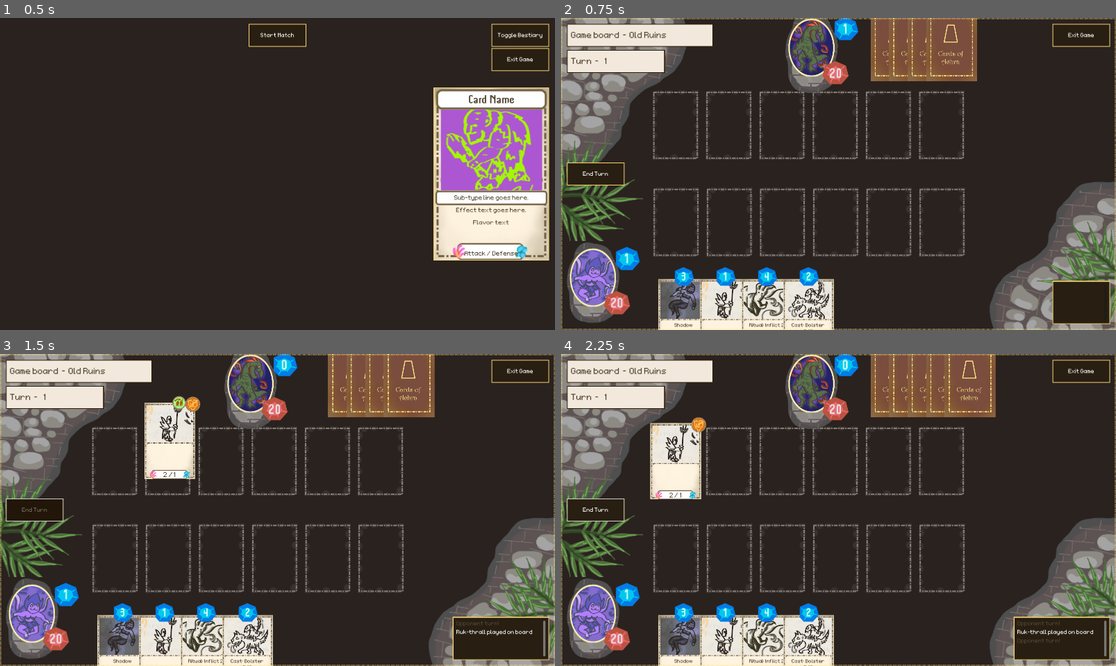
Above: before the commit, frames 1-4 (two rows, left to right).
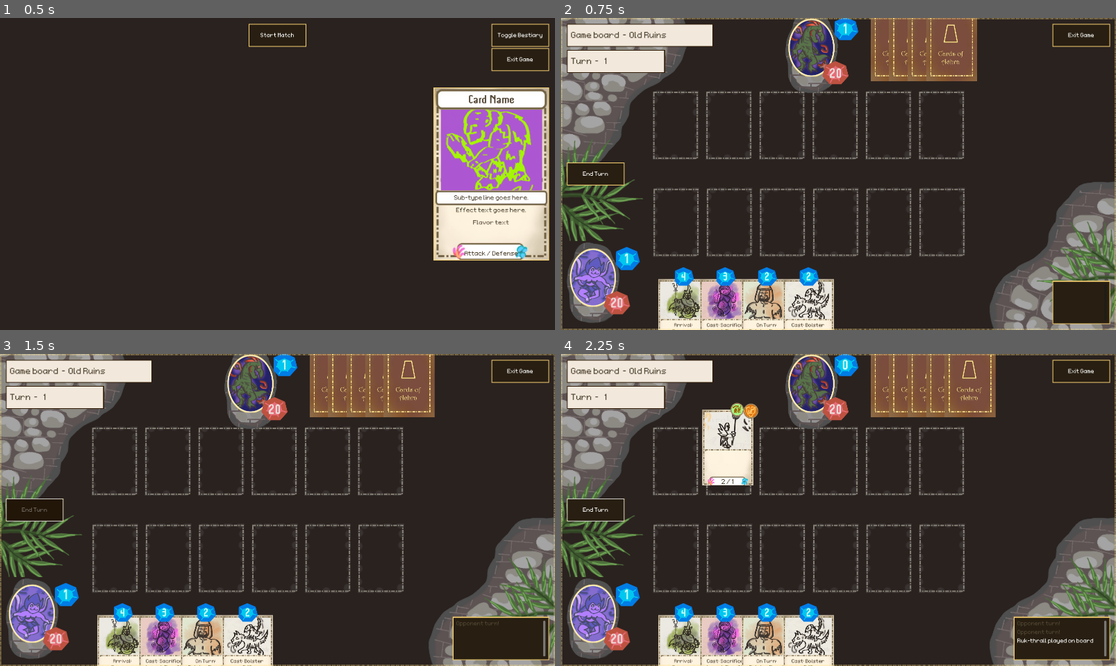
Above: after the commit, the same moments.

Repository: OttoElomaa/Godot-4-Ogre-Card-Game
Game: Godot game, scene res://GameScenes/MainMenu.tscn
Two runs of this game, one before a commit and one after it. Both use one fixed random seed, a clock stepped at 60 frames per second and the inputs below.
Inputs (mouse positions are in pixels of both pictures, inside the frame that each line leads up to):
- Up to frame 1 (0.5 s): no input
- Up to frame 2 (0.75 s): click (838, 36) at 0.5 s
- Up to frame 3 (1.5 s): click (33, 510) at 1.27 s
- Up to frame 4 (2.25 s): tap Enter at 2 s; move the mouse to (960, 494) at 2.02 s; hold Up (ui_up) from 2.03 s (still down); tap Mouse wheel down (scrollDown) at 2.1 s; click (960, 494) at 2.17 s

Frame 1 is identical in both runs. In frame 2, 2.4% of the frame differs, in the area x 17-41%, y 81-100%; in frame 3, 5.5%; in frame 4, 7.2%, in the area x 16-96%, y 15-100%.

Commit message:
Card: Added sacrifice. Added payoff node. Moved some keywords from generic effect script to targeted/targetless inherited scripts

Diff:
--- a/CardScriptsAndComponents/cardEffectNode.gd
+++ b/CardScriptsAndComponents/cardEffectNode.gd
@@ -10,6 +10,15 @@
 @export var nodeKeyword := "Action type"
 
 
+
+
+func setup(card:Card):
+	myCard = card
+	isEnemy = card.isEnemyCard
+
+	for script in get_children():
+		if script.has_method("setup"):
+			script.setup(card)
 
 
 
@@ -48,6 +57,12 @@
 			if script.has_method("activateTargeted"):
 				success = script.activateTargeted(target)
 
+	if success:
+		if not self == myCard.payoffNode:
+			myCard.payoffNode.activate(null)
+
+		MyTools.updateBoardCardsVisuals()
+
 	return success
 
 
--- a/CardScriptsAndComponents/effectScript.gd
+++ b/CardScriptsAndComponents/effectScript.gd
@@ -32,24 +32,23 @@
 
 
 ####################################### EFFECT - WHAT DOES IT DO
-@export var hasTap := false
 @export var inflict := 0
 @export var inflictPlayer := 0
 @export var inflictCreature := 0
 
+@export var hasTap := false
+
 @export var bolsterDamage := 0
 @export var bolsterHealth := 0
-
-@export var drawCards := 0
-
-@export var summonScene: PackedScene = null
-@export_multiline var summonString := "Summon a thing"
 
 
 
 
-func setup():
-	pass
+
+
+func setup(card:Card):
+	myCard = card
+	isEnemy = card.isEnemyCard
 
 
 
@@ -87,22 +86,19 @@
 
 		text += " %d/%d" % [bolsterDamage, bolsterHealth]
 
+
 	#### ADD TAP
 	if hasTap:
 		text += "Tap target"
 
-	#### CARD DRAW
-	if drawCards > 0:
-		text += "Draw %d" % drawCards
-
-	#### ADD SUMMON
-	if summonScene:
-		text += summonString
-
+	#### ADD SCRIPT-SPECIFIC EFFECT TEXT
+	text += createTextTwo()
 	return text
 
 
 
+func createTextTwo() -> String:
+	return ""
 
 
 
--- a/CardScriptsAndComponents/effectScriptTargeted.gd
+++ b/CardScriptsAndComponents/effectScriptTargeted.gd
@@ -1,12 +1,32 @@
 extends EffectScript
+
+
+
+@export var hasSacrifice := false
 
 
 
 
 
+func createTextTwo() -> String:
+	var text := ""
+
+	if hasSacrifice:
+		text += "Sacrifice target"
+
+	return text
+
+
 
 func activateTargeted(target:Card):
 	var success := false
+
+
+	#### SACRIFICE
+	if hasSacrifice:
+		if myCard.isOnSameSide(target):
+			target.destroyAndAnimate(true)
+			success = true
 
 	#### INFLICT
 	if inflict > 0:
--- a/CardScriptsAndComponents/effectScriptTargetless.gd
+++ b/CardScriptsAndComponents/effectScriptTargetless.gd
@@ -1,6 +1,27 @@
 extends EffectScript
 
 
+@export var drawCards := 0
+
+@export var summonScene: PackedScene = null
+@export_multiline var summonString := "Summon a thing"
+
+
+
+
+
+func createTextTwo() -> String:
+	var text := ""
+
+	#### CARD DRAW
+	if drawCards > 0:
+		text += "Draw %d" % drawCards
+
+	#### ADD SUMMON
+	if summonScene:
+		text += summonString
+
+	return text
 
 
 
@@ -26,6 +47,8 @@
 
 	var targets:Array = MyTools.getBoardCards(isEnemy)
 	if targetGroup == TargetOptions.ALLIES:
+
+		#### BOLSTER ALLIES
 		if bolsterDamage > 0 or bolsterHealth > 0:
 			for card in targets:
 				if effectTypeLine == "":
--- /dev/null
+++ b/Cards/Wilds/Cr-Janin-bargainer.tscn
@@ -0,0 +1,24 @@
+[gd_scene load_steps=5 format=3 uid="uid://cqej1t0pa88fs"]
+
+[ext_resource type="PackedScene" uid="uid://mxfejwivkelm" path="res://Cards/card.tscn" id="1_6ny87"]
+[ext_resource type="PackedScene" uid="uid://cgchj318fykoy" path="res://CardScriptsAndComponents/EffectTargeted.tscn" id="2_1pg6l"]
+[ext_resource type="Texture2D" uid="uid://ubxsgqgvccky" path="res://Art/CardArt/card-art-creature-janinSpirit.jpg" id="3_ob4vk"]
+[ext_resource type="PackedScene" uid="uid://5bwi4v428dkw" path="res://CardScriptsAndComponents/EffectTargetless.tscn" id="3_vl6ci"]
+
+[node name="Card-Cr-JaninBargain" instance=ExtResource("1_6ny87")]
+cardName = "Janin Bargainer"
+subTypeStr = "Janin Spirit"
+flavorText = "Your kin will spread to the edges of Achra, like motes of sand..."
+manaCost = 3
+startingDamage = 1
+startingHealth = 3
+
+[node name="EffectTargeted" parent="Effects/Cast" index="0" instance=ExtResource("2_1pg6l")]
+hasSacrifice = true
+
+[node name="EffectTargetless" parent="Effects/Payoff" index="0" instance=ExtResource("3_vl6ci")]
+targetGroup = 2
+bolsterDamage = 2
+
+[node name="Art" parent="Frontside" index="1"]
+texture = ExtResource("3_ob4vk")
--- a/Cards/Wilds/Cr-Ogre.tscn
+++ b/Cards/Wilds/Cr-Ogre.tscn
@@ -4,7 +4,8 @@
 [ext_resource type="Texture2D" uid="uid://dcu6qrjgwyyf3" path="res://Art/CardArt/card-art-ogre.png" id="2_jmfi3"]
 
 [node name="Card-Cr-Ogre" instance=ExtResource("1_1h6lf")]
-cardName = "Ogre"
+cardName = "Obar"
+flavorText = "There's rumors of children going missing in the wild..."
 manaCost = 5
 startingDamage = 3
 startingHealth = 4
--- a/Cards/Wilds/Cr-Stran-Herder.tscn
+++ b/Cards/Wilds/Cr-Stran-Herder.tscn
@@ -14,6 +14,7 @@
 
 [node name="EffectTargetless" parent="Effects/OnTurn" index="0" instance=ExtResource("2_mwal1")]
 effectTypeLine = "Beast"
+targetGroup = 2
 bolsterDamage = 1
 bolsterHealth = 1
 
--- a/Cards/card.gd
+++ b/Cards/card.gd
@@ -32,6 +32,7 @@
 @onready var onTurnNode := $Effects/OnTurn
 
 @onready var specialTriggers := $Effects/SpecialCondition
+@onready var payoffNode := $Effects/Payoff
 
 @onready var keywordHandler := $KeywordHandler
 
@@ -191,6 +192,9 @@
 		var battleArtText = battleArtNode.createText()	#### BATTLE ART (Card Combat)
 		effectTexts.append(battleArtText)
 
+	var payoffText = payoffNode.createText()	#### BATTLE ART (Card Combat)
+	effectTexts.append(payoffText)
+
 	effectText = ""
 	for text in effectTexts:
 		if text != "":
@@ -211,9 +215,8 @@
 
 	#### SHARE INFO ON, IS CARD ENEMY
 	for node in $Effects.get_children():
-		if isEnemyCard:
-			node.myCard = self
-			node.isEnemy = true
+		node.setup(self)
+
 
 
 
@@ -472,6 +475,16 @@
 	isEnemyCard = enabled
 
 
+
+func isOnSameSide(card:Card) -> bool:
+	if isEnemyCard and card.isEnemyCard:
+		return true
+	if not isEnemyCard and not card.isEnemyCard:
+		return true
+	return false
+
+
+
 func toggleManaCostIndicator(enable:bool):
 	if enable:
 		$Frontside/ManaCost.show()
--- a/Cards/card.tscn
+++ b/Cards/card.tscn
@@ -253,6 +253,10 @@
 [node name="OnTurn" type="Node" parent="Effects"]
 script = ExtResource("2_r3tma")
 nodeKeyword = "On Turn"
+
+[node name="Payoff" type="Node" parent="Effects"]
+script = ExtResource("2_r3tma")
+nodeKeyword = "Payoff"
 
 [node name="SpecialCondition" type="Node" parent="Effects"]
 script = ExtResource("2_r3tma")
--- a/GameScenes/Autoloads/my_tools.gd
+++ b/GameScenes/Autoloads/my_tools.gd
@@ -80,3 +80,11 @@
 		return cardsManager.getEnemyBoardCards()
 	else:
 		return cardsManager.getPlayerBoardCards()
+
+
+
+func updateBoardCardsVisuals():
+	for c:Card in getBoardCards(true):
+		c.updateCardVisuals()
+	for c:Card in getBoardCards(false):
+		c.updateCardVisuals()
--- a/GameScenes/card_loader.gd
+++ b/GameScenes/card_loader.gd
@@ -20,32 +20,36 @@
 		cards.append(createCard("res://Cards/Wilds/Cr-Pikeman.tscn"))
 	for i in range(10):
 		cards.append(createCard("res://Cards/Wilds/Cr-Ogre.tscn"))
-	for i in range(20):
+	for i in range(10):
 		cards.append(createCard("res://Cards/Wilds/Cr-RukRaider.tscn"))
 	for i in range(20):
 		cards.append(createCard("res://Cards/Wilds/Cr-MardokHound.tscn"))
 
-	for i in range(50):
+	for i in range(10):
 		cards.append(createCard("res://Cards/Wilds/Cr-SlaghRider.tscn"))
-	for i in range(50):
+	for i in range(10):
 		cards.append(createCard("res://Cards/Wilds/Ri-Blast.tscn"))
 
 	for i in range(10):
 		cards.append(createCard("res://Cards/Wilds/Cr-BlinkBeast.tscn"))
 	for i in range(20):
 		cards.append(createCard("res://Cards/GreenDefiance/Cr-DeathKnight.tscn"))
-	for i in range(20):
+	for i in range(10):
 		cards.append(createCard("res://Cards/Wilds/Cr-Alhaja-Pious.tscn"))
 
-	for i in range(30):
+	for i in range(20):
 		cards.append(createCard("res://Cards/Wilds/Cr-Stran-Herder.tscn"))
 	for i in range(10):
 		cards.append(createCard("res://Cards/Wilds/Cr-Tugar.tscn"))
 
-	for i in range(30):
+	for i in range(20):
 		cards.append(createCard("res://Cards/Depths/Cr-Kull-Assassin.tscn"))
-	for i in range(40):
+	for i in range(20):
 		cards.append(createCard("res://Cards/Wilds/Ri-Ashem1-medVohu.tscn"))
+
+	for i in range(50):
+		cards.append(createCard("res://Cards/Wilds/Cr-Janin-bargainer.tscn"))
+
 
 
 	prints("created cards: ", cards)
--- a/GameScenes/cards_manager.gd
+++ b/GameScenes/cards_manager.gd
@@ -391,10 +391,8 @@
 		c.handleTurnStartActions()
 
 	#### UPDATE ALL LABELS, IN CASE THEY WERE AFFECTED
-	for c:Card in MyTools.getBoardCards(true):
-		c.updateCardVisuals()
-	for c:Card in MyTools.getBoardCards(false):
-		c.updateCardVisuals()
+	MyTools.updateBoardCardsVisuals()
+
 
 
 
Not shown: 1 places in Cards/card.tscn that only renumber resources
Not shown: 1 places in GameScenes/GameBoard.tscn that only renumber resources
Not shown: 1 places in GameScenes/MainMenu.tscn that only renumber resources
